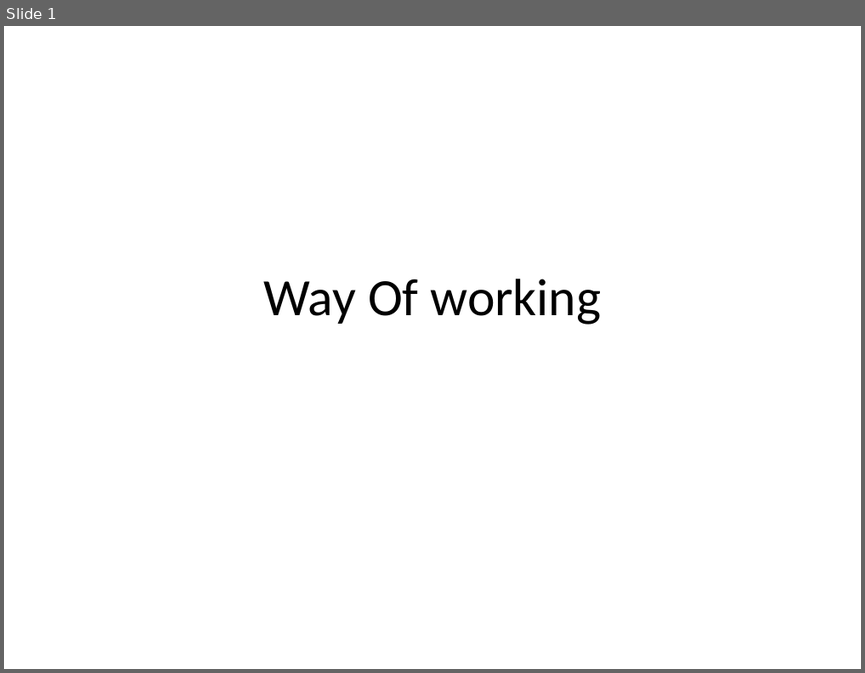
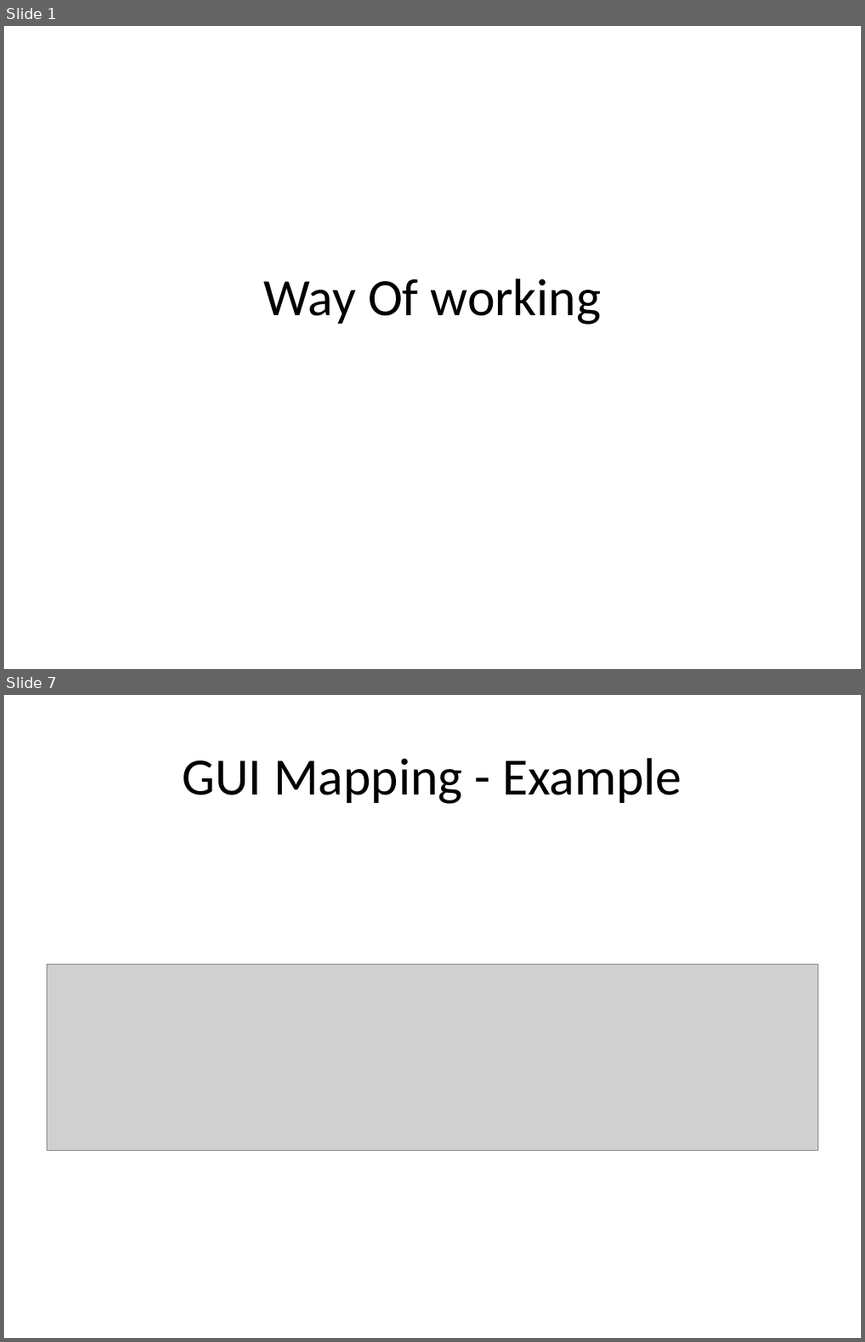
Before and after one commit to perlovdinger/testManagement, a slide deck: 1_planning/way_of_working/WayOfWorking.pptx. Shown one above the other, each under a label of ours: slide 1 before the commit, slides 1 and 7 after it; the slides between them are not shown. The pictures are 865x673 and 865x1342 pixels, drawn with LibreOffice and Linux fonts; fonts in the diff are those of the drawing; grey boxes stand for pictures. Boxes give left, top, right and bottom in pixels: in the first picture for what was removed or moved away, otherwise in the second. Text is boxed around its words. In the diff, an @@ line names an element or a change of style, - is before the commit and + after.

```diff
--- a/1_planning/way_of_working/WayOfWorking.pptx
+++ b/1_planning/way_of_working/WayOfWorking.pptx
@@ slide 7 added at bbox=[4, 695, 861, 1338], background #FFFFFF @@
@@ title added at bbox=[182, 758, 681, 804], 44 pt, text #000000 @@
+GUI Mapping - Example
@@ picture added at bbox=[46, 964, 818, 1150] @@
```
Also in this commit, not shown: 6 other slides added, 1 slide removed, 12 other files.
